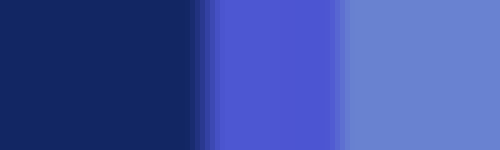
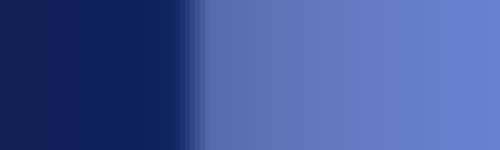
Layers edited between the first and the second 500 x 150 image:
pixels changed over [0, 0, 475, 150] (layer not identified)
